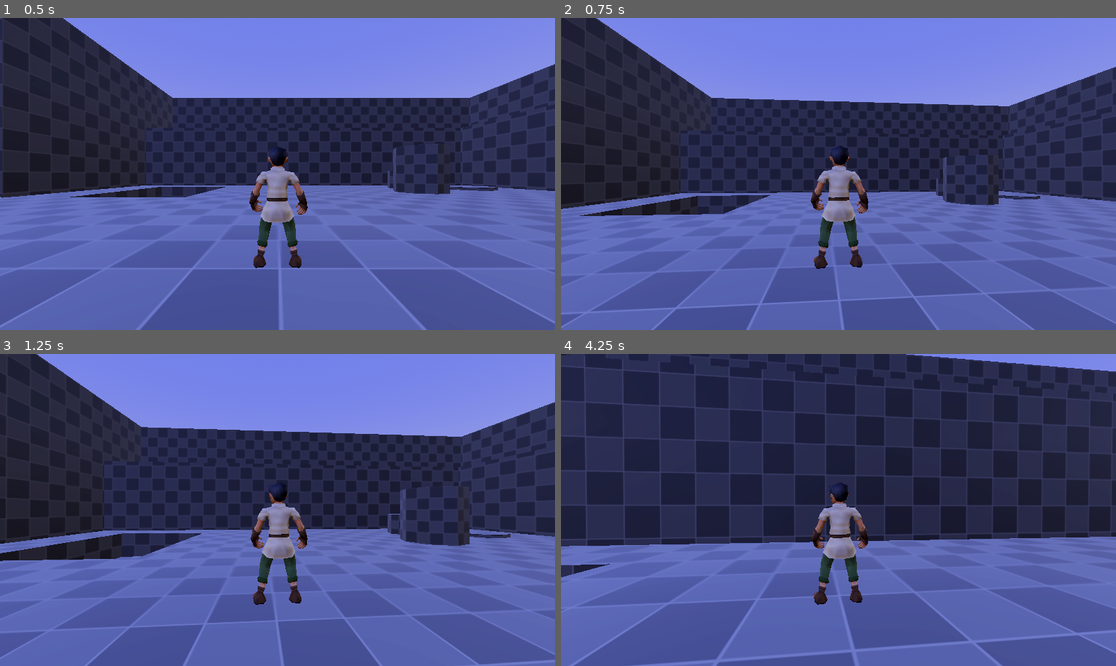
Above: before the commit, frames 1-4 (two rows, left to right).
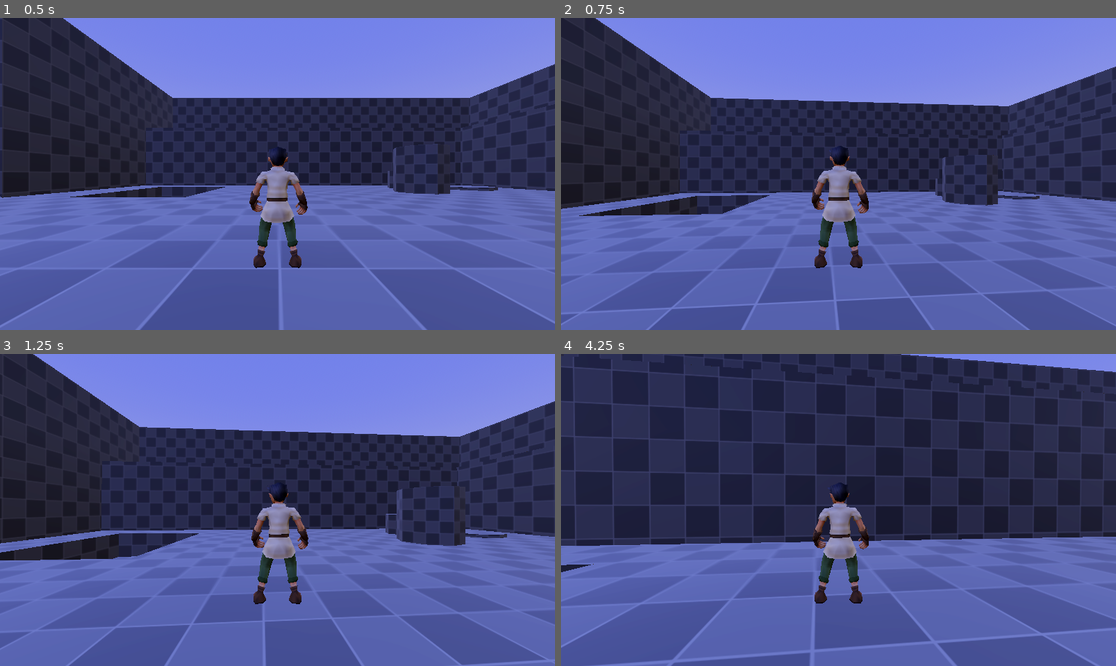
Above: after the commit, the same moments.

Repository: alex-tech-88/3d-game
Game: Godot game, scene res://scenes/start.tscn
Two runs of this game, one before a commit and one after it. Both use one fixed random seed, a clock stepped at 60 frames per second and the inputs below.
Inputs (mouse positions are in pixels of both pictures, inside the frame that each line leads up to):
- Up to frame 1 (0.5 s): no input
- Up to frame 2 (0.75 s): tap Enter (ui_accept) at 0.5 s; move the mouse to (866, 174) at 0.52 s; hold W (move_forward) from 0.53 s (still down); click (866, 174) at 0.67 s
- Up to frame 3 (1.25 s): keep holding W (move_forward); tap Enter (ui_accept) at 0.77 s
- Up to frame 4 (4.25 s): keep holding W (move_forward); move the mouse to (810, 510) at 1.27 s; tap Enter (ui_accept) at 1.52, 3.02, 3.77 s; move the mouse to (849, 503) at 2.02 s; move the mouse to (832, 516) at 2.77 s; click (832, 516) at 2.92 s; move the mouse to (877, 513) at 3.52 s

Frame 1 is identical in both runs. In frame 2, 1.3% of the frame differs, in the area x 0-100%, y 0-100%; in frame 3, 4.6%; in frame 4, 8.4%.

Commit message:
fixing player movement

Diff:
--- a/scenes/player.tscn
+++ b/scenes/player.tscn
@@ -10,18 +10,20 @@
 
 [node name="Player" type="CharacterBody3D" unique_id=1235496463]
 script = ExtResource("1_3vyb7")
+speed = null
 
 [node name="CollisionShape3D" type="CollisionShape3D" parent="." unique_id=849706469]
 transform = Transform3D(1, 0, 0, 0, 1, 0, 0, 0, 1, 0, 0.96753216, 0)
 shape = SubResource("CapsuleShape3D_jaeev")
 
-[node name="SpringArm3D" type="SpringArm3D" parent="." unique_id=1739408694]
+[node name="CamerRig" type="SpringArm3D" parent="." unique_id=1739408694]
 transform = Transform3D(1, 0, 0, 0, 1, 0, 0, 0, 1, 0, 1.5390211, 0)
+top_level = true
 shape = SubResource("SphereShape3D_qhqgy")
 spring_length = 3.345
 script = ExtResource("2_qhqgy")
 
-[node name="Camera3D" type="Camera3D" parent="SpringArm3D" unique_id=1613380084]
+[node name="Camera3D" type="Camera3D" parent="CamerRig" unique_id=1613380084]
 transform = Transform3D(1, 0, 0, 0, 1, 0, 0, 0, 1, 0, 0, 3.5)
 
 [node name="Mesh" parent="." unique_id=1397943529 instance=ExtResource("2_g2els")]
--- a/scripts/camera_rig.gd
+++ b/scripts/camera_rig.gd
@@ -4,6 +4,8 @@
 @export var turn_rate := 200.0
 @export var mouse_sensitivity := 0.07
 var mouse_input: Vector2 = Vector2()
+@onready var player: Node3D = get_parent()
+var camera_rig_height: float = position.y
 
 # Called when the node enters the scene tree for the first time.
 func _ready() -> void:
@@ -28,3 +30,6 @@
 		Input.mouse_mode = Input.MOUSE_MODE_VISIBLE
 	elif event is InputEventMouseButton and event.button_index == MOUSE_BUTTON_LEFT and Input.mouse_mode == Input.MOUSE_MODE_VISIBLE:
 		Input.mouse_mode = Input.MOUSE_MODE_CAPTURED
+
+func _physics_process(delta: float) -> void:
+	position = player.position + Vector3(0, camera_rig_height, 0)
--- a/scripts/player.gd
+++ b/scripts/player.gd
@@ -2,7 +2,8 @@
 
 ## Determines how fast the player moves
 @export var speed := 5.0
-const JUMP_VELOCITY = 4.5
+const JUMP_VELOCITY = 4.5 # constants never change
+@onready var camera: Node3D = $CamerRig/Camera3D
 
 func _physics_process(delta: float) -> void:
 	# Add the gravity.
@@ -16,7 +17,8 @@
 	# Get the input direction and handle the movement/deceleration.
 	# As good practice, you should replace UI actions with custom gameplay actions.
 	var input_dir := Input.get_vector("move_left", "move_right", "move_forward", "move_backward")
-	var direction := (transform.basis * Vector3(input_dir.x, 0, input_dir.y)).normalized()
+	var direction := (camera.global_basis * Vector3(input_dir.x, 0, input_dir.y))
+	direction = Vector3(direction.x, 0, direction.z).normalized() * input_dir.length()
 	if direction:
 		velocity.x = direction.x * speed
 		velocity.z = direction.z * speed
@@ -25,3 +27,10 @@
 		velocity.z = move_toward(velocity.z, 0, speed)
 
 	move_and_slide()
+	turn_to(direction)
+
+func turn_to(direction: Vector3) -> void:
+	if direction.length() > 0:
+		var yaw := atan2(-direction.x, -direction.z)
+		yaw = lerp_angle(rotation.y, yaw, 0.25)
+		rotation.y = yaw
